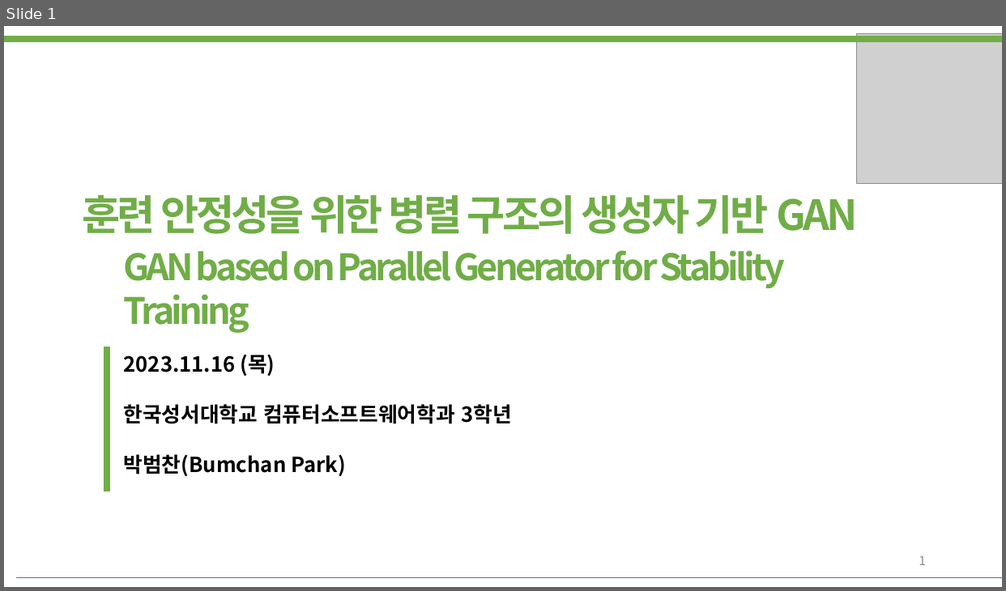
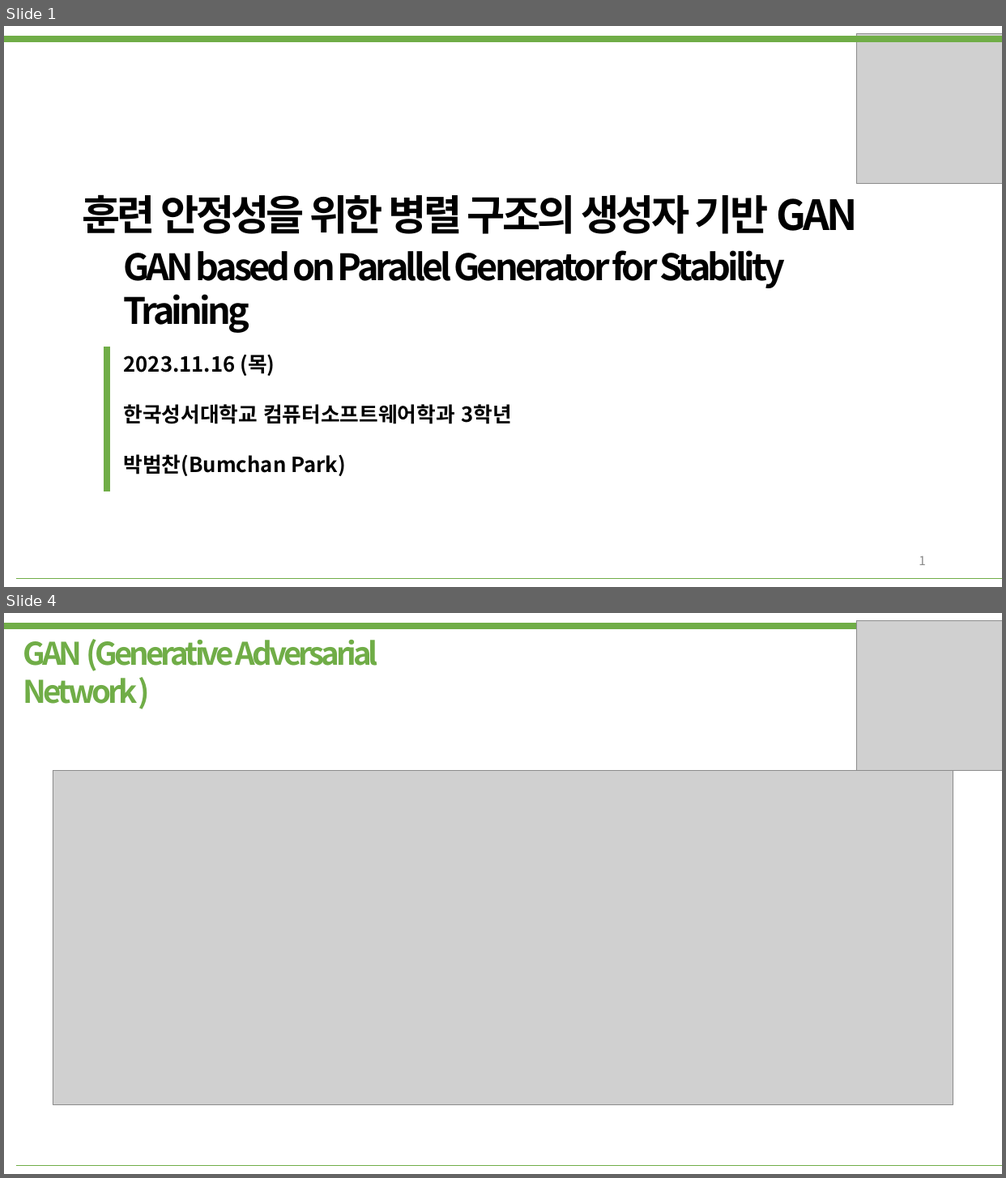
Before and after one commit to bumcoding/GAN_Indicators, a slide deck: 발표자료.pptx. Shown one above the other, each under a label of ours: slide 1 before the commit, slides 1 and 4 after it; the slides between them are not shown. The pictures are 1006x591 and 1006x1178 pixels, drawn with LibreOffice and Linux fonts; fonts in the diff are those of the drawing; grey boxes stand for pictures. Boxes give left, top, right and bottom in pixels: in the first picture for what was removed or moved away, otherwise in the second. Text is boxed around its words. In the diff, an @@ line names an element or a change of style, - is before the commit and + after.

```diff
--- a/발표자료.pptx
+++ b/발표자료.pptx
@@ slide 4 added at <box>4,613,1002,1174</box>, background #FFFFFF @@
@@ line added from (4, 627) to (1002, 627), #70AD47 6 pt @@
@@ picture added at <box>857,621,1002,771</box> @@
@@ text added at <box>23,639,378,704</box>, 30 pt, text #70AD47, bold @@
+GAN (Generative Adversarial Network )
@@ picture added at <box>53,771,953,1105</box> @@
@@ line added from (16, 1165) to (1002, 1165), #70AD47 0.25 pt @@
@@ slide 1 changed as well @@
@@ text "훈련 안정성을 위한 병렬 구조의 ..." at <box>83,194,858,234</box>: text colour #70AD47 to #000000 @@
@@ text "GAN based on Parallel Generator ..." at <box>124,250,786,333</box>: text colour #70AD47 to #000000 @@
@@ line (16, 578) - (1002, 578): stroke #4472C4 0.25 pt to #70AD47 0.25 pt @@
```
Also in this commit, not shown: 11 other slides added, 1 slide removed, 3 other files.
